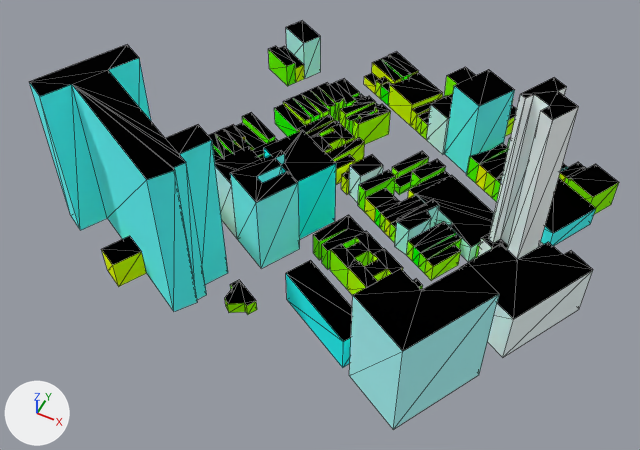
Two versions of the glTF model web/public/assets/nyc/tiles/-1_2.far.glb, one commit apart.
Both versions are drawn from a camera (50 mm lens) standing at (10.0, 263.0, 430.0) and looking at (-151.0, 585.0, 28.0). Every picture has the same lights, and +X, +Y and +Z are marked at lower left. The picture after the commit comes second. Mesh edges are drawn as thin lines. Where no turn or scale is listed for an object, it has been applied to the vertices. Vertices at exactly the same position are counted once.

The scene before the commit, as lines of its bpy script (objects in view):
```python
me_1_2_far = bpy.data.meshes.new('-1_2_far')
me_1_2_far.from_pydata(...)  # 925 vertices, 1376 faces; spans x -159.0..159.0, y -143.0..143.0, z -70.0..70.0
# faces by material slot: [1040, 336]
me_1_2_far.materials.append(mat_facade)
me_1_2_far.materials.append(mat_roof)
ob_1_2_far = bpy.data.objects.new('-1_2_far', me_1_2_far)
ob_1_2_far.location = (-152.3, 635.6, 69.8)
```
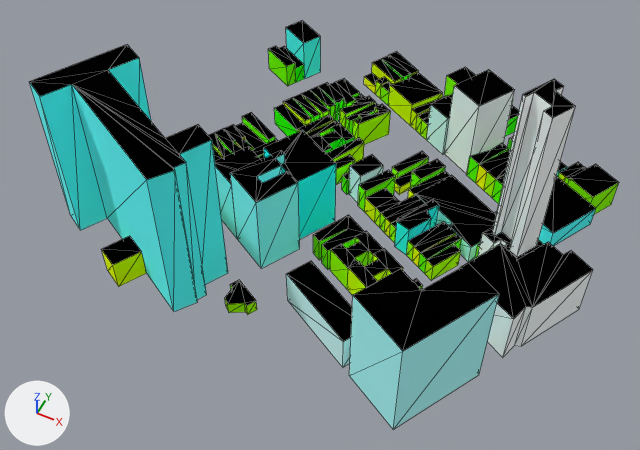
The change, as a list of edits to the scene's bpy script:
```text
Change me_1_2_far:
    used by ob_1_2_far; location = (-152.3, 635.6, 69.8)
    remove me_1_2_far.from_pydata(...)  # 925 vertices, 1376 faces; spans x -159.0..159.0, y -143.0..143.0, z -70.0..70.0
    add me_1_2_far.from_pydata(...)  # 929 vertices, 1382 faces; spans x -159.0..159.0, y -143.0..143.0, z -70.0..70.0
    me_1_2_far part 1
    10 vertices are removed from x 97.0..114.0, y -19.0..5.0, z -42.0..70.0
    42 faces are deleted
    9 vertices in x 93.0..130.0, y -32.0..9.0, z -42.0 move by (0.0, 0.0, 5.0)
    11 vertices move from x 97.0..126.0, y -27.0..5.0, z -42.0..70.0 to x 98.0..125.0, y -26.0..4.0, z -37.0..70.0
    14 vertices are added at x 98.0..137.0, y -61.0..4.0, z -70.0..70.0
    24 new faces join them, mat_facade
    24 new faces join them, mat_roof
    me_1_2_far part 2: 642 kept faces spanning x -117.0..159.0, y -129.0..128.0, z -70.0..70.0 get new vertex colours
```

Location of each change, [x1, y1, x2, y2] in pixels of the pictures (640 x 450 px; the box of a moved part takes in the faces that stretch with it):
part 1 of me_1_2_far, moved or reshaped
    before: [461, 78, 593, 357]
    after: [461, 79, 593, 357]
part 2 of me_1_2_far, recoloured
    both: [212, 28, 575, 368]
